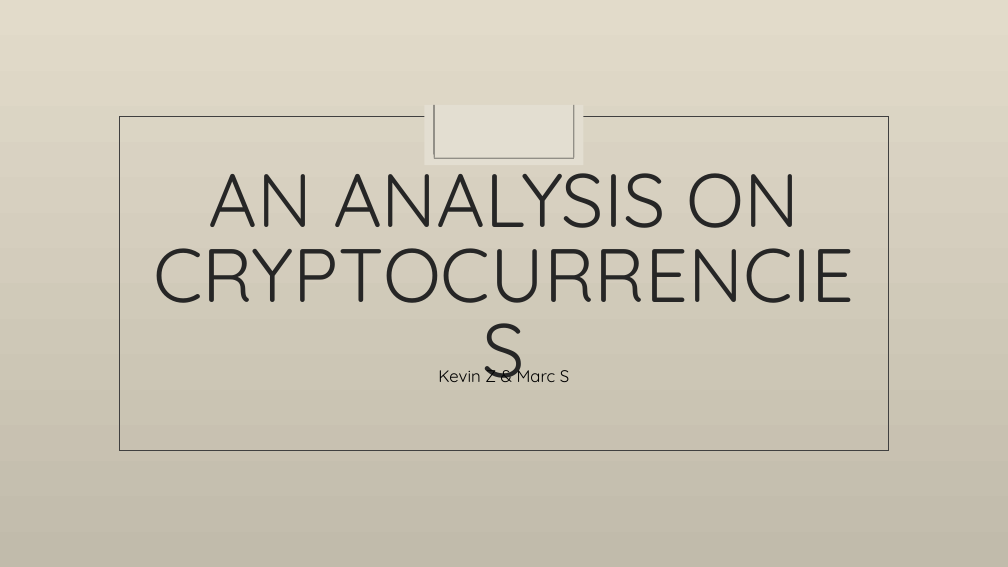
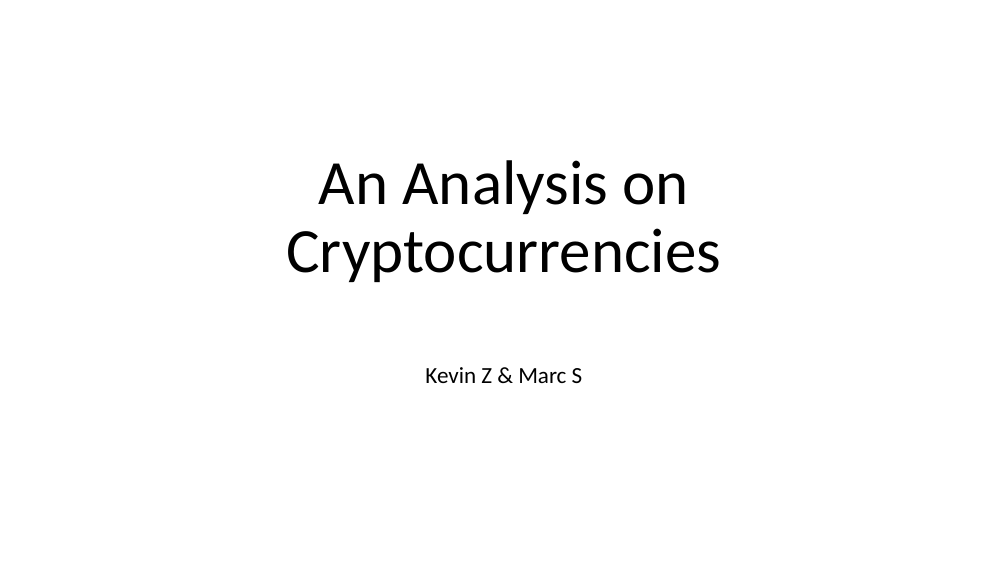
Before and after one commit to kevzha/CryptoAnalysis, a slide deck: slide 1 of Crypto Presentation.ppt. Drawn at 1008x567 pixels with LibreOffice and Linux fonts; fonts in the diff are those of the drawing; background and template pictures are left out. Boxes give left, top, right and bottom in pixels: in the first picture for what was removed or moved away, otherwise in the second. Text is boxed around its words. In the diff, an @@ line names an element or a change of style, - is before the commit and + after.

Commit message:
ppt

```diff
--- a/Crypto Presentation.ppt
+++ b/Crypto Presentation.ppt
@@ background picture (left out) to #FFFFFF @@
@@ rectangle removed at (x1=119, y1=116, x2=888, y2=450) @@
@@ title "An Analysis on Cryptocurrencies" at (x1=286, y1=160, x2=721, y2=282): vertical alignment middle to bottom @@
@@ rectangle removed at (x1=425, y1=105, x2=583, y2=165) @@
@@ line removed from (434, 105) to (434, 158) @@
@@ line removed from (574, 105) to (574, 158) @@
@@ title at (x1=286, y1=160, x2=721, y2=282): text changed; size 72 to 60 pt; font Quicksand to Calibri; text colour #262626 to #000000 @@
-AN ANALYSIS ON CRYPTOCURRENCIES
+An Analysis on Cryptocurrencies
@@ line removed from (434, 158) to (574, 158) @@
@@ subtitle "Kevin Z & Marc S" at (x1=425, y1=367, x2=583, y2=383): size 16 to 22 pt, font Quicksand to Calibri; line spacing 1 to 0.8; more space between paragraphs @@
```
Also in this commit, not shown: 10 other slides changed, 3 other files.
